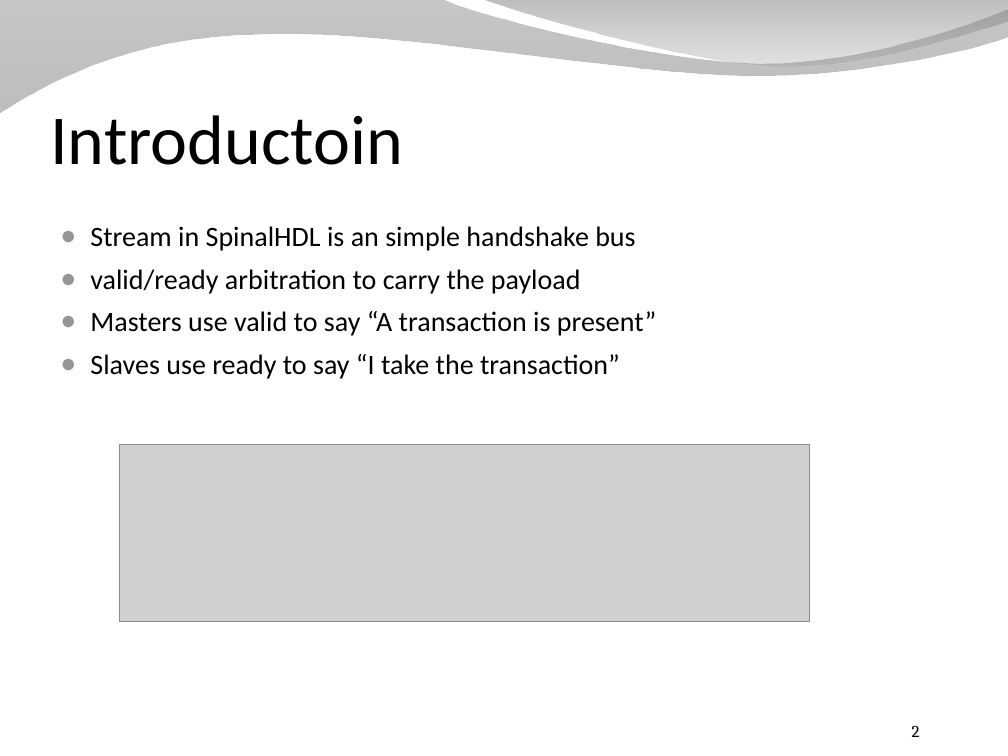
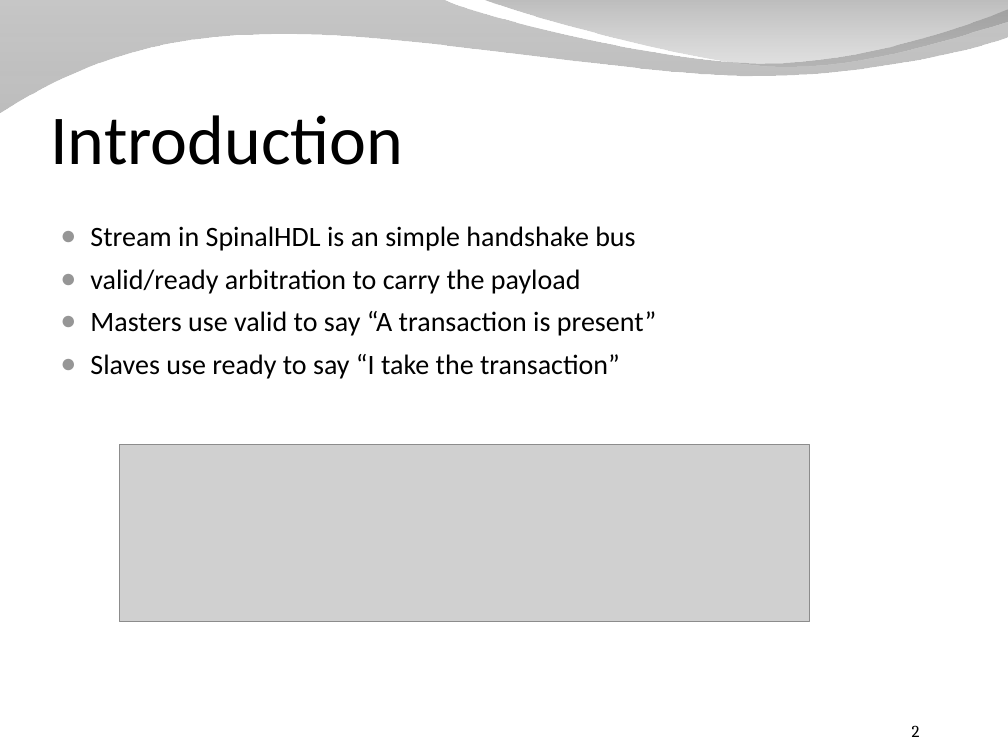
Before and after one commit to SpinalHDL/SpinalDoc, a slide deck: slide 2 of presentation/en/presentation_stream.odp. Drawn at 1008x756 pixels with LibreOffice and Linux fonts; fonts in the diff are those of the drawing; grey boxes stand for pictures; background and template pictures are left out. Boxes give left, top, right and bottom in pixels: in the first picture for what was removed or moved away, otherwise in the second. Text is boxed around its words. In the diff, an @@ line names an element or a change of style, - is before the commit and + after.

Commit message:
update stream presentation

```diff
--- a/presentation/en/presentation_stream.odp
+++ b/presentation/en/presentation_stream.odp
@@ title at bbox=[50, 115, 403, 165]: text changed @@
-Introductoin
+Introduction
```
